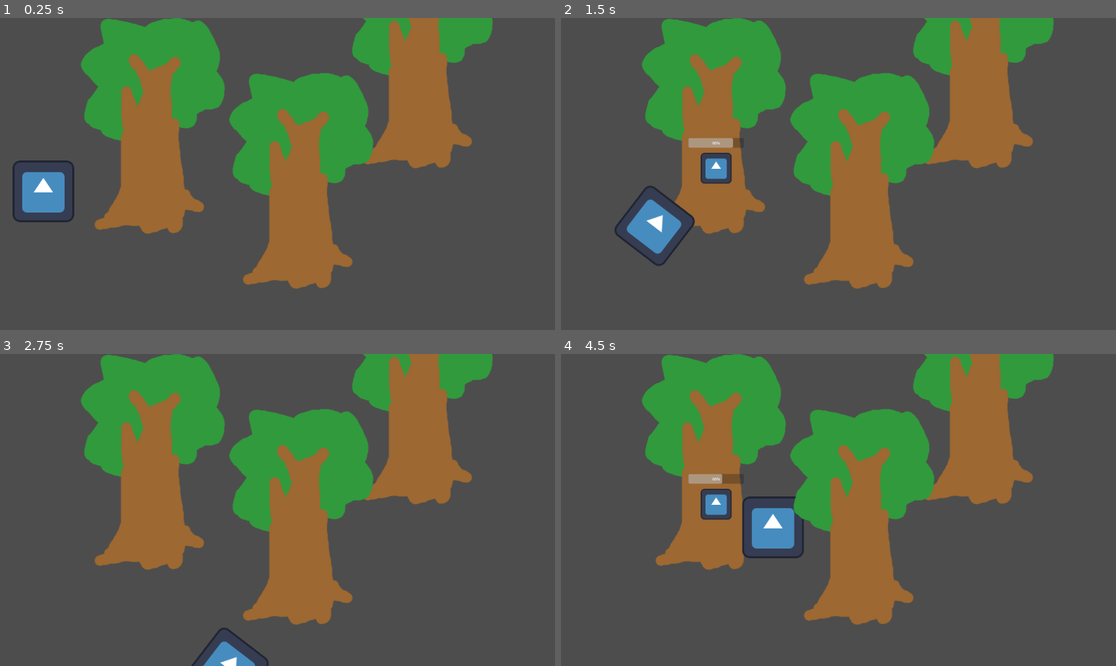
Above: before the commit, frames 1-4 (two rows, left to right).
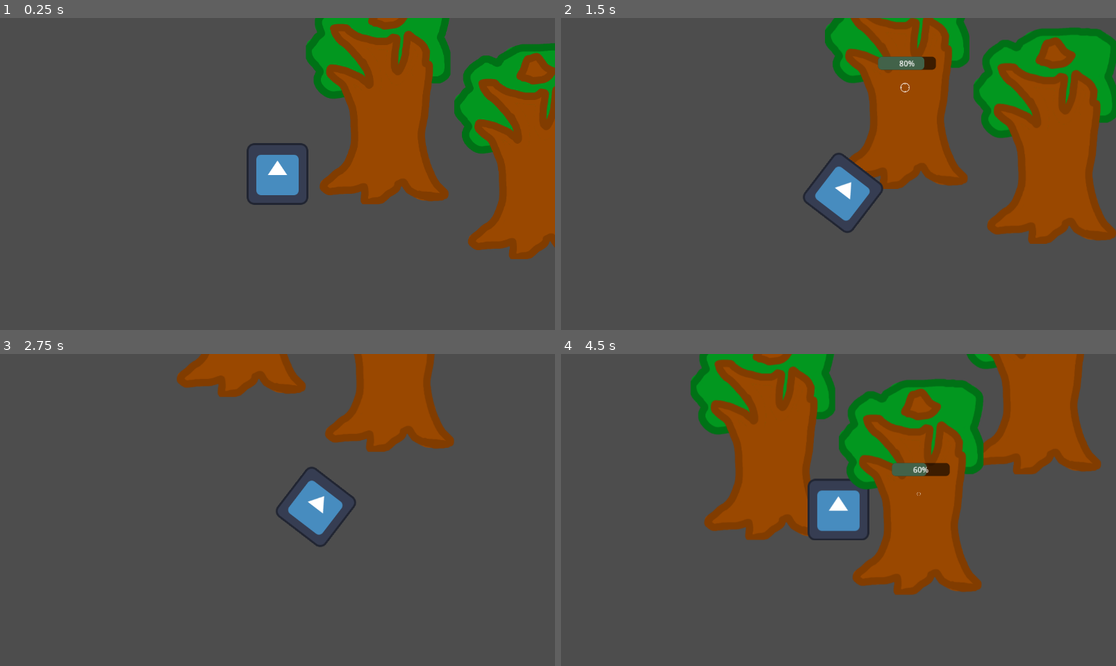
Above: after the commit, the same moments.

Repository: OgGhostJelly/unnamed-project
Game: Godot game, scene res://2d/2d.tscn
Two runs of this game, one before a commit and one after it. Both use one fixed random seed, a clock stepped at 60 frames per second and the inputs below. The engine's default icon, where the game draws it, is replaced by a stand-in: a white triangle on a blue panel in a dark square.
Inputs:
- Up to frame 1 (0.25 s): no input
- Up to frame 2 (1.5 s): tap Enter at 0.5 s; hold Right (move_right) 0.53-1.28 s; hold E (interact) 0.53-1.28 s; hold Down (move_down) from 1.28 s (still down); tap E (interact) at 1.35 s
- Up to frame 3 (2.75 s): release Down (move_down) at 2.03 s; hold Right (move_right) from 2.03 s (still down); hold E (interact) from 2.03 s (still down)
- Up to frame 4 (4.5 s): release Right (move_right) at 2.78 s; release E (interact) at 2.78 s; hold Up (move_up) 2.78-3.53 s; tap E (interact) at 2.85, 4.35 s; hold E (interact) 3.53-4.28 s; hold Left (move_left) from 3.53 s (still down)

The runs differ from the first frame. In frame 1, 46% of the frame differs, in the area x 2-100%, y 0-87%; in frame 2, 47%, in the area x 9-100%, y 0-87%; in frame 3, 34%; in frame 4, 46%.

Commit message:
mainly inventory update and ipm update
refactored inventory system
made ipm look better
tried new tree sprite (idk if its good)

Diff:
--- a/2d/interactable/pickup.gd
+++ b/2d/interactable/pickup.gd
@@ -4,8 +4,7 @@
 
 func _ready() -> void:
 	disabled = Inventory.is_storage_maxed
-	Inventory.storage_maxed.connect(func(): disabled = true)
-	Inventory.storage_nmaxed.connect(func(): disabled = false)
+	Inventory.items_changed.connect(func(): disabled = Inventory.is_storage_maxed)
 
 
 func _interacted() -> void:
--- a/2d/interactable/tree/tree.tscn
+++ b/2d/interactable/tree/tree.tscn
@@ -6,11 +6,11 @@
 [ext_resource type="Script" path="res://2d/interactable/tree/tree_interactable.gd" id="4_kw1p5"]
 
 [sub_resource type="CapsuleShape2D" id="CapsuleShape2D_ei60b"]
-radius = 62.3
+radius = 70.0
 height = 375.8
 
 [sub_resource type="RectangleShape2D" id="RectangleShape2D_npcit"]
-size = Vector2(126, 28)
+size = Vector2(150, 27)
 
 [node name="Tree" type="StaticBody2D"]
 script = ExtResource("1_dcxp3")
@@ -18,18 +18,18 @@
 drop_spread = 30.0
 
 [node name="Sprite2D" type="Sprite2D" parent="."]
-position = Vector2(93.7, -83.9)
+position = Vector2(-23, -114)
 texture = ExtResource("3_d5r6s")
 
 [node name="Interactor" type="Area2D" parent="."]
+position = Vector2(-7, -99)
 script = ExtResource("4_kw1p5")
 
 [node name="CollisionShape2D" type="CollisionShape2D" parent="Interactor"]
-position = Vector2(-9.29999, -48.9)
 shape = SubResource("CapsuleShape2D_ei60b")
 
 [node name="CollisionPolygon2D" type="CollisionShape2D" parent="."]
-position = Vector2(-9, 45)
+position = Vector2(-5, 11)
 shape = SubResource("RectangleShape2D_npcit")
 
 [node name="VulnerabilityTimer" type="Timer" parent="."]
--- a/2d/interactable/wood/wood.tscn
+++ b/2d/interactable/wood/wood.tscn
@@ -9,6 +9,8 @@
 [node name="Wood" type="Area2D"]
 z_index = -1
 script = ExtResource("1_16mh6")
+metadata/_edit_vertical_guides_ = [31.0, -31.0]
+metadata/_edit_horizontal_guides_ = [-10.0, 10.0]
 
 [node name="CollisionShape2D" type="CollisionShape2D" parent="."]
 shape = SubResource("RectangleShape2D_qx02v")
--- a/2d/player/player.tscn
+++ b/2d/player/player.tscn
@@ -121,3 +121,7 @@
 
 [node name="CollisionShape2D" type="CollisionShape2D" parent="InteractorArea"]
 shape = SubResource("CircleShape2D_6e7kx")
+
+[node name="Camera2D" type="Camera2D" parent="."]
+current = true
+position_smoothing_enabled = true
--- a/atld/inventory.gd
+++ b/atld/inventory.gd
@@ -1,25 +1,23 @@
 extends Node
 
-signal storage_maxed
-signal storage_nmaxed
+signal items_changed
 
 
-var items: Array = []
+var items: Array[Pickup] = []#: set = _items_changed
 var max_storage: int = 3
 var is_storage_maxed: bool = false
 
 
+func _items_changed() -> void:#value: Array[Pickup]) -> void:
+	#items = value
+	is_storage_maxed = true if items.size() >= max_storage else false
+	items_changed.emit()
+
+
 func add_item(item: Node) -> void:
 	items.append(item)
-
-	if items.size() >= max_storage:
-		storage_maxed.emit()
-		is_storage_maxed = true
-
+	_items_changed()
 
 func remove_item(item: Node) -> void:
 	items.erase(item)
-
-	if items.size() < max_storage:
-		storage_nmaxed.emit()
-		is_storage_maxed = false
+	_items_changed()
--- a/atld/ipm/ipm.gd
+++ b/atld/ipm/ipm.gd
@@ -5,10 +5,14 @@
 
 
 @onready var progress_bar: ProgressBar = $ProgressBar
+@onready var sprite: Sprite2D = $Sprite2D
 var interactable: Interactable: set = _interactable_changed
 
 
 func _process(_delta: float) -> void:
+	sprite.scale.x = sin(Time.get_ticks_msec() * 0.005)
+	sprite.scale.y = sin(Time.get_ticks_msec() * 0.005)
+
 	update_display_value()
 
 
--- a/atld/ipm/ipm.tscn
+++ b/atld/ipm/ipm.tscn
@@ -1,17 +1,40 @@
-[gd_scene load_steps=3 format=3 uid="uid://bvlitrdbgthh8"]
+[gd_scene load_steps=6 format=3 uid="uid://bvlitrdbgthh8"]
 
+[ext_resource type="Texture2D" uid="uid://lk3kkwemhfud" path="res://assets/crosshair.png" id="1_lggf0"]
 [ext_resource type="Script" path="res://atld/ipm/ipm.gd" id="1_vbh1b"]
-[ext_resource type="Texture2D" uid="uid://cuwelusqxieqf" path="res://icon.svg" id="2_qaeba"]
 
-[node name="IPM" type="Sprite2D"]
+[sub_resource type="StyleBoxFlat" id="StyleBoxFlat_1ambn"]
+bg_color = Color(0, 0, 0, 0.607843)
+corner_radius_top_left = 8
+corner_radius_top_right = 8
+corner_radius_bottom_right = 8
+corner_radius_bottom_left = 8
+
+[sub_resource type="StyleBoxFlat" id="StyleBoxFlat_2keoa"]
+bg_color = Color(0.258824, 0.384314, 0.286275, 1)
+corner_radius_top_left = 8
+corner_radius_top_right = 8
+corner_radius_bottom_right = 8
+corner_radius_bottom_left = 8
+
+[sub_resource type="Theme" id="Theme_f21f2"]
+ProgressBar/colors/font_color = Color(1, 1, 1, 1)
+ProgressBar/styles/background = SubResource("StyleBoxFlat_1ambn")
+ProgressBar/styles/fill = SubResource("StyleBoxFlat_2keoa")
+
+[node name="IPM" type="Node2D"]
 visible = false
-z_index = 4096
-scale = Vector2(0.5, 0.5)
-texture = ExtResource("2_qaeba")
+z_index = 1
 script = ExtResource("1_vbh1b")
 
+[node name="Sprite2D" type="Sprite2D" parent="."]
+z_index = 4096
+texture = ExtResource("1_lggf0")
+
 [node name="ProgressBar" type="ProgressBar" parent="."]
-offset_left = -115.0
-offset_top = -125.0
-offset_right = 115.0
-offset_bottom = -85.0
+offset_left = -56.0
+offset_top = -64.0
+offset_right = 64.0
+offset_bottom = -37.0
+theme = SubResource("Theme_f21f2")
+value = 50.0
Binary file added: assets/crosshair.png
Not shown, added: assets/crosshair.png.import
Binary file changed: assets/tree.png
Not shown, changed: todo.txt
Not shown, changed: assets/tree.png~
